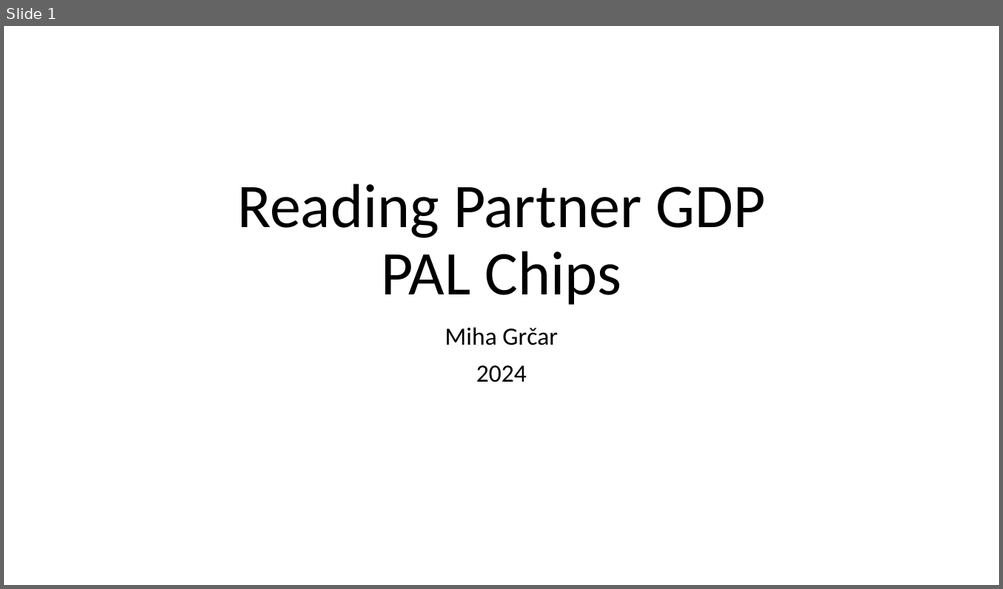
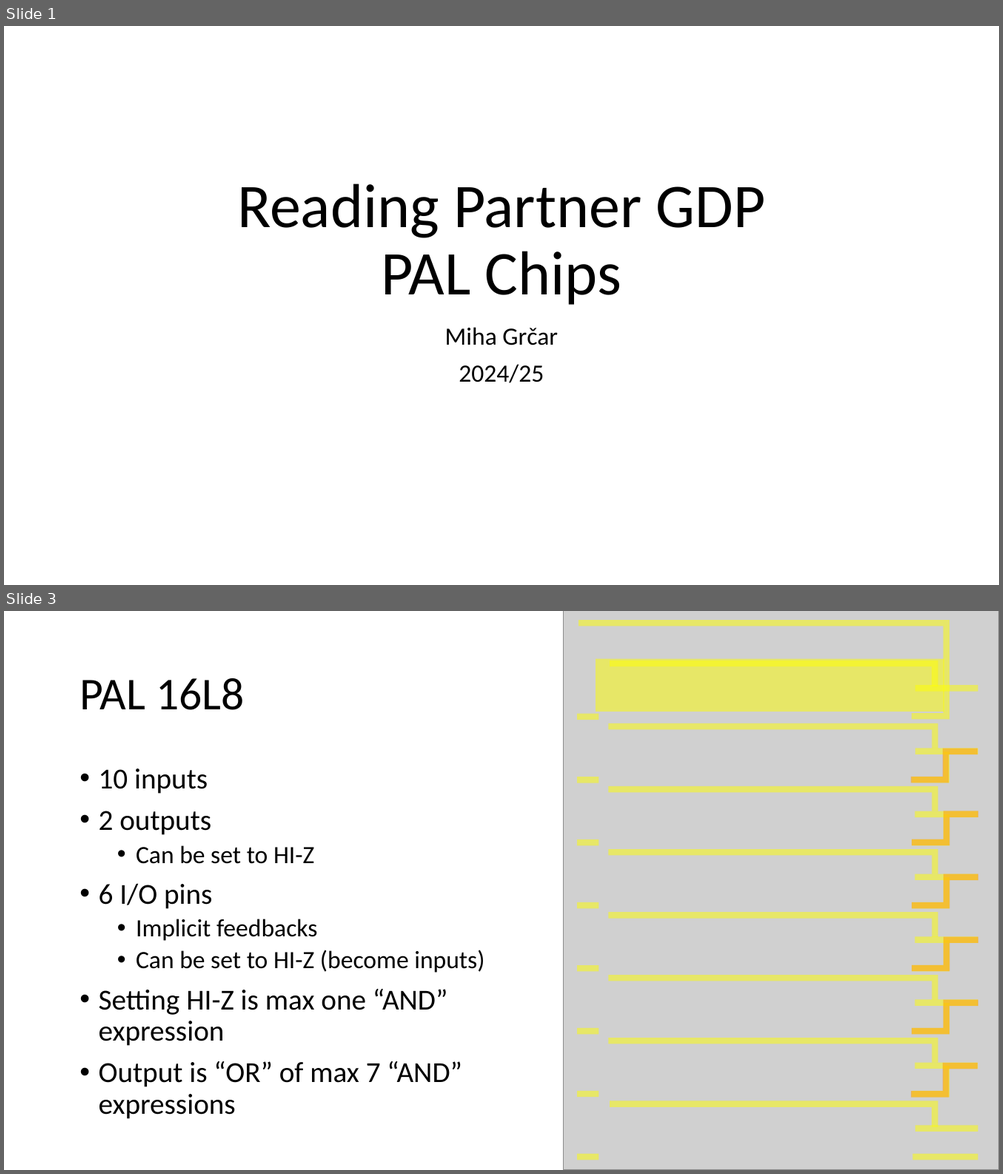
Before and after one commit to OddbitCoder/GdpPalAnalyzer, a slide deck: docs/PAL.pptx. Shown one above the other, each under a label of ours: slide 1 before the commit, slides 1 and 3 after it; the slides between them are not shown. The pictures are 1003x589 and 1003x1174 pixels, drawn with LibreOffice and Linux fonts; fonts in the diff are those of the drawing; grey boxes stand for pictures. Boxes give left, top, right and bottom in pixels: in the first picture for what was removed or moved away, otherwise in the second. Text is boxed around its words. In the diff, an @@ line names an element or a change of style, - is before the commit and + after.

```diff
--- a/docs/PAL.pptx
+++ b/docs/PAL.pptx
@@ slide 3 added at <box>4,611,999,1170</box>, background #FFFFFF @@
@@ picture added at <box>563,611,999,1170</box> @@
@@ rectangle added at <box>596,659,944,712</box>, fill #FFFF00 at 50% opacity @@
@@ freeform shape added at <box>610,664,935,686</box>, outline #FFFF00 6 pt @@
@@ title added at <box>79,678,244,710</box>, 44 pt, text #000000 @@
+PAL 16L8
@@ line added from (915, 689) to (978, 689), #FFFF00 6 pt @@
@@ group added at <box>577,623,978,1157</box>: 9 lines, 1 freeform shape @@
@@ group added at <box>609,726,935,1063</box>: 6 freeform shapes @@
@@ group added at <box>910,752,978,1094</box>: 6 freeform shapes @@
@@ group added at <box>912,752,946,1094</box>: 6 freeform shapes @@
@@ text added at <box>99,769,484,1119</box>, 28 pt, text #000000 @@
+• 10 inputs
+• 2 outputs
+  • Can be set to HI-Z
+• 6 I/O pins
+  • Implicit feedbacks
+  • Can be set to HI-Z (become inputs)
+• Setting HI-Z is max one “AND” expression
+• Output is “OR” of max 7 “AND” expressions
@@ group added at <box>915,752,978,1066</box>: 6 lines @@
@@ freeform shape added at <box>610,1104,935,1128</box>, outline #FFFF00 6 pt @@
@@ line added from (915, 1129) to (978, 1129), #FFFF00 6 pt @@
@@ slide 1 changed as well @@
@@ subtitle at <box>458,364,543,383</box>: text changed @@
-2024
+2024/25
```
Also in this commit, not shown: 3 other slides added, 10 slides removed.
